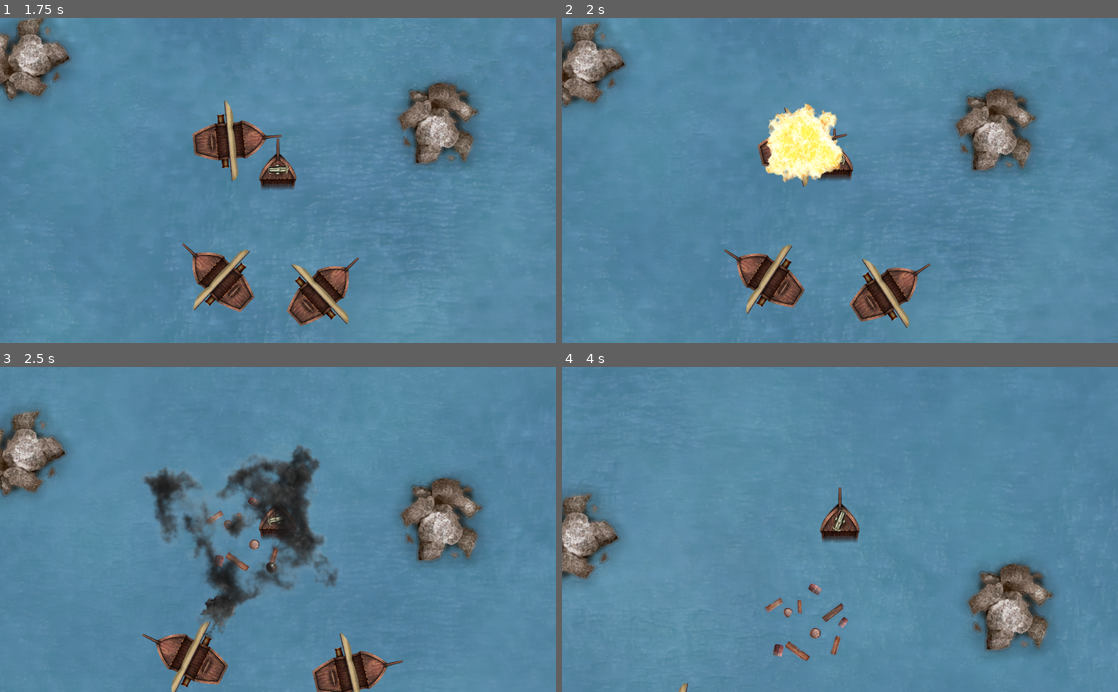
Above: before the commit, frames 1-4 (two rows, left to right).
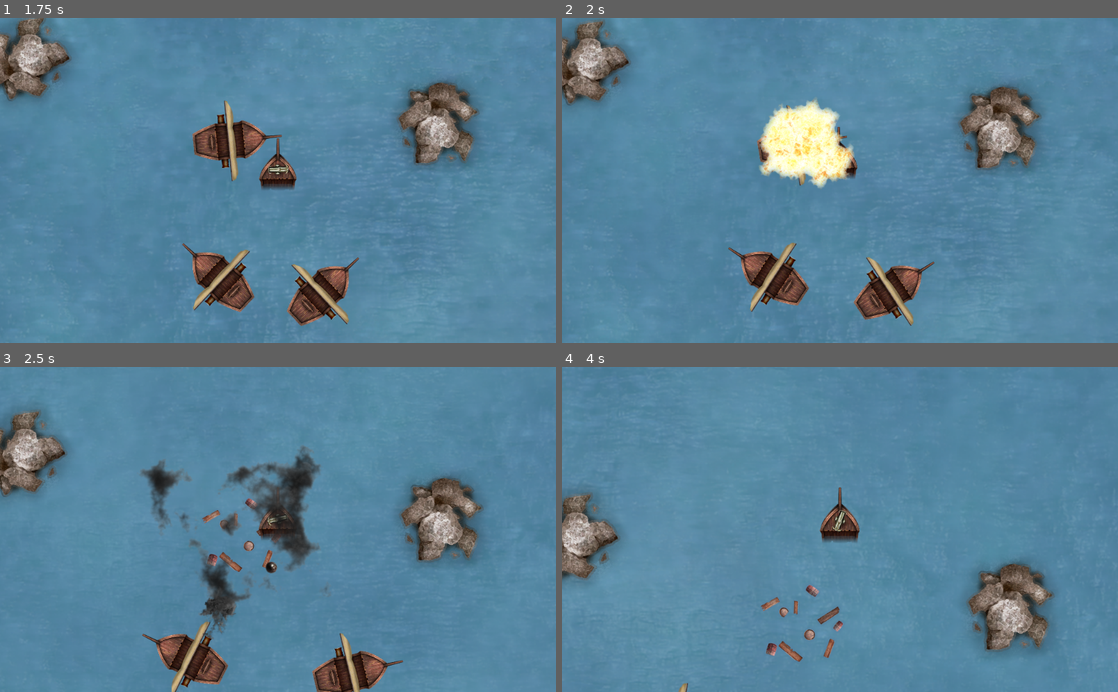
Above: after the commit, the same moments.

Repository: HedgeLizards/grappling
Game: Godot game, scene res://scenes/Menu.tscn
Same seed, same stepped clock (60 frames per second), same inputs: the game is played once before the commit and once after it. Sound files missing from this copy of the repository are replaced by a short silence.
Inputs (mouse positions are in pixels of both pictures, inside the frame that each line leads up to):
- Up to frame 1 (1.75 s): click "Yarrr!" at 0.5 s; move the mouse to (400, 164) at 1.27 s; hold D (right) from 1.28 s (still down); tap X (slow) at 1.35 s; click (400, 164) at 1.42 s
- Up to frame 2 (2 s): keep holding D (right)
- Up to frame 3 (2.5 s): move the mouse to (166, 545) at 2.02 s; release D (right) at 2.03 s; hold Down (down) from 2.03 s (still down); tap X (slow) at 2.1 s
- Up to frame 4 (4 s): move the mouse to (895, 458) at 2.77 s; release Down (down) at 2.78 s; hold D (right) 2.78-3.53 s; tap X (slow) at 2.85, 3.6 s; move the mouse to (812, 594) at 3.52 s; hold W (up) from 3.53 s (still down); click (812, 594) at 3.67 s

Frame 1 is identical in both runs. In frame 2, 8.6% of the frame differs, in the area x 0-87%, y 0-100%; in frame 3, 5.1%; in frame 4, 0.9%.

Commit message:
Fade out audio while falling off

Diff:
--- a/scenes/Player.tscn
+++ b/scenes/Player.tscn
@@ -6,11 +6,11 @@
 [ext_resource path="res://assets/player/harpoon.png" type="Texture" id=5]
 [ext_resource path="res://assets/SFX_HookShot.wav" type="AudioStream" id=8]
 
-[sub_resource type="CircleShape2D" id=5]
-radius = 64.0
+[sub_resource type="RectangleShape2D" id=1]
+extents = Vector2( 57, 57 )
 
-[sub_resource type="CircleShape2D" id=6]
-radius = 64.0
+[sub_resource type="RectangleShape2D" id=2]
+extents = Vector2( 57, 57 )
 
 [node name="Player" type="KinematicBody2D"]
 collision_layer = 8
@@ -25,8 +25,8 @@
 texture = ExtResource( 5 )
 
 [node name="Shape" type="CollisionShape2D" parent="."]
-position = Vector2( 0, 16 )
-shape = SubResource( 5 )
+position = Vector2( 0, 8 )
+shape = SubResource( 1 )
 
 [node name="Ram" type="Area2D" parent="."]
 collision_layer = 0
@@ -36,8 +36,8 @@
 
 [node name="CollisionShape2D" type="CollisionShape2D" parent="Ram"]
 visible = false
-position = Vector2( 0, 16 )
-shape = SubResource( 6 )
+position = Vector2( 0, 8 )
+shape = SubResource( 2 )
 
 [node name="HookShot" type="AudioStreamPlayer" parent="."]
 stream = ExtResource( 8 )
--- a/scripts/Menu.gd
+++ b/scripts/Menu.gd
@@ -2,6 +2,8 @@
 
 func _ready():
 	if Stats.ships_destroyed != null:
+		AudioServer.set_bus_effect_enabled(0, 0, false)
+
 		$Label.align = ALIGN_CENTER
 		$Label.text = "You destroyed %d ship%s!" % [Stats.ships_destroyed, "" if Stats.ships_destroyed == 1 else "s"]
 
--- a/scripts/Player.gd
+++ b/scripts/Player.gd
@@ -82,6 +82,7 @@
 	elif $DieTimer.is_stopped() and (position.x < bounds.position.x or position.y < bounds.position.y or position.x >= bounds.end.x or position.y >= bounds.end.y):
 		var tween = get_tree().create_tween().set_parallel()
 
+		tween.tween_method(self, "set_health", min(health, MAX_HEALTH / 2.0), 0.0, 5)
 		tween.tween_property(self, "scale", Vector2.ZERO, 3)
 		tween.tween_property(hook, "scale", Vector2.ZERO, 3)
 
@@ -104,15 +105,13 @@
 		target = null
 
 func set_health(new_value):
-	if new_value > 0:
-		low_pass_filter.cutoff_hz = 250 + (new_value / MAX_HEALTH) * 4000
+	if new_value >= 0:
+		low_pass_filter.cutoff_hz = (new_value / MAX_HEALTH) * 4000
 
 		AudioServer.set_bus_effect_enabled(0, 0, new_value < MAX_HEALTH / 2.0)
 	elif health > 0:
 		if cheats:
 			return
-		AudioServer.set_bus_effect_enabled(0, 0, false)
-
 		var wreck = preload("res://scenes/Wreck.tscn").instance()
 
 		wreck.transform = transform
